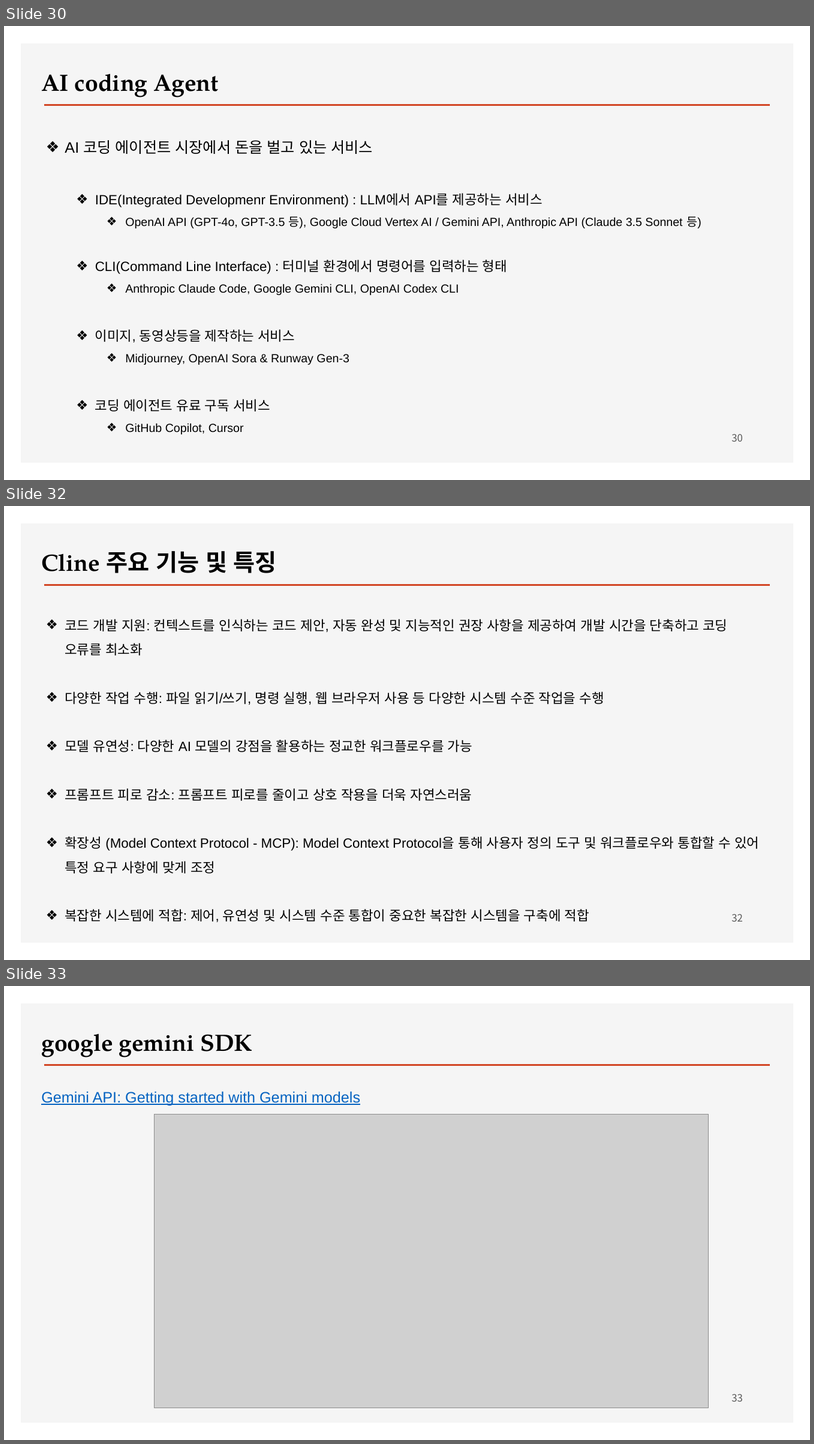
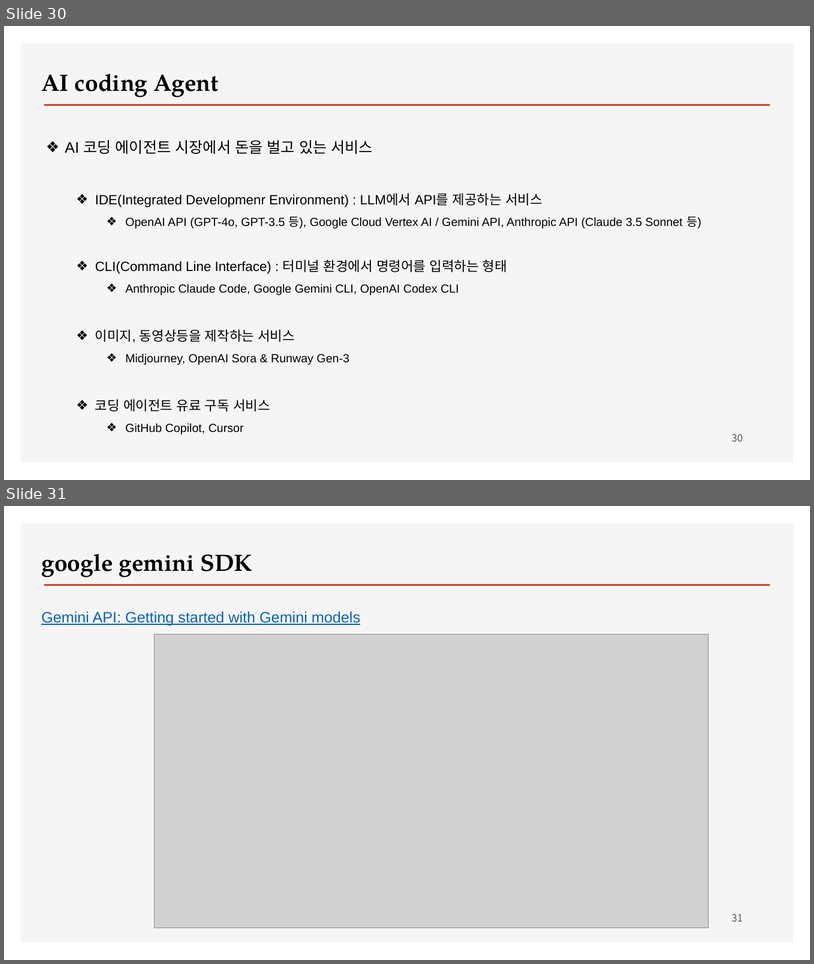
Before and after one commit to ancestor9/2026_Fall_AI-Workflow, a slide deck: PPTs/01_What is AI Workflow.pptx. Shown one above the other, each under a label of ours: slides 30, 32 and 33 before the commit, slides 30 and 31 after it; the slides between them are not shown. The pictures are 814x1444 and 814x964 pixels, drawn with LibreOffice and Linux fonts; fonts in the diff are those of the drawing; grey boxes stand for pictures; background and template pictures are left out. Boxes give left, top, right and bottom in pixels: in the first picture for what was removed or moved away, otherwise in the second. Text is boxed around its words. In the diff, an @@ line names an element or a change of style, - is before the commit and + after.

```diff
--- a/PPTs/01_What is AI Workflow.pptx
+++ b/PPTs/01_What is AI Workflow.pptx
@@ slide 32 removed at bbox=[4, 506, 810, 960], background #FFFFFF; not listed: 2 template elements that a slide beside it also shows @@
@@ text removed at bbox=[41, 551, 277, 573] @@
-Cline 주요 기능 및 특징
@@ text removed at bbox=[65, 619, 759, 922] @@
-❖ 코드 개발 지원: 컨텍스트를 인식하는 코드 제안, 자동 완성 및 지능적인 권장 사항을 제공하여 개발 시간을 단축하고 코딩 오류를 최소화
-❖ 다양한 작업 수행: 파일 읽기/쓰기, 명령 실행, 웹 브라우저 사용 등 다양한 시스템 수준 작업을 수행
-❖ 모델 유연성: 다양한 AI 모델의 강점을 활용하는 정교한 워크플로우를 가능
-❖ 프롬프트 피로 감소: 프롬프트 피로를 줄이고 상호 작용을 더욱 자연스러움
-❖ 확장성 (Model Context Protocol - MCP): Model Context Protocol을 통해 사용자 정의 도구 및 워크플로우와 통합할 수 있어 특정 요구 사항에 맞게 조정
-❖ 복잡한 시스템에 적합: 제어, 유연성 및 시스템 수준 통합이 중요한 복잡한 시스템을 구축에 적합
@@ page number removed at bbox=[732, 913, 743, 921] @@
-32
@@ what was slide 33 is now slide 31 @@
@@ page number at bbox=[732, 913, 743, 921]: text changed @@
-33
+31
```
Also in this commit, not shown: 4 slides changed, 3 other slides removed.
